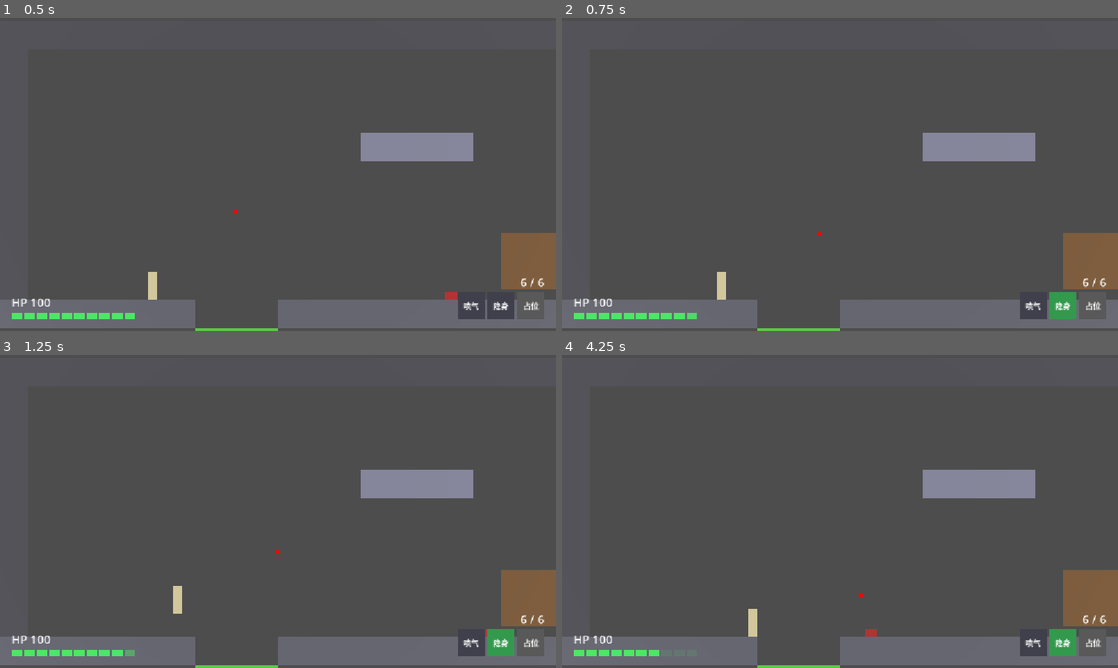
Above: before the commit, frames 1-4 (two rows, left to right).
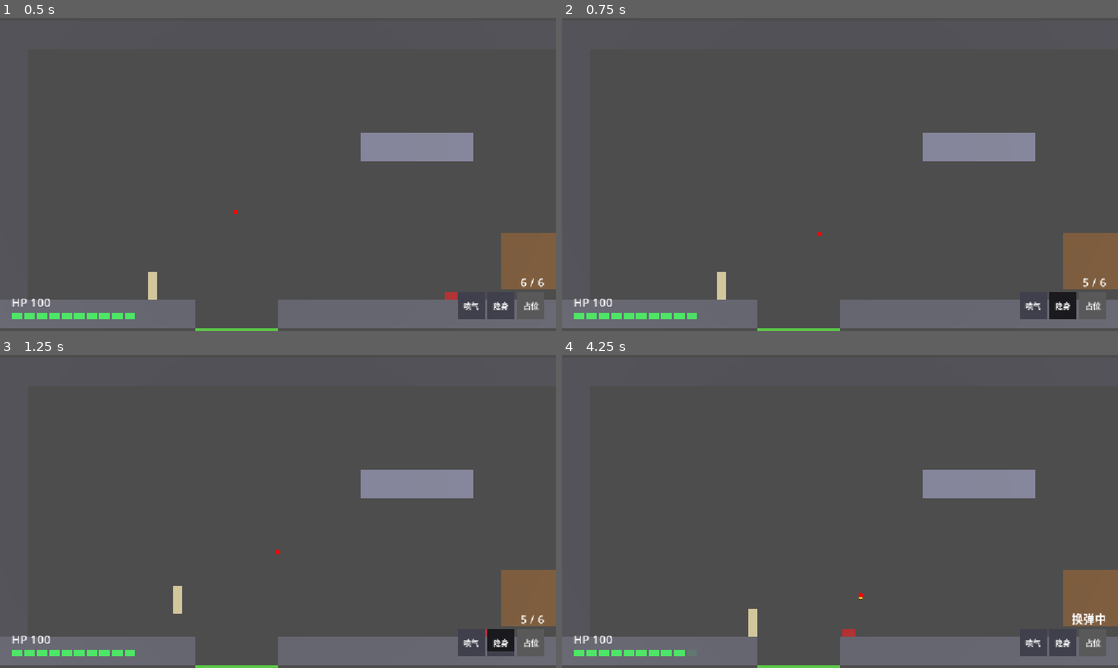
Above: after the commit, the same moments.

Repository: redleaf05812/yx01-prototype
Game: Godot game, scene res://scenes/room_01.tscn
The game is run twice, just before and just after one commit, with the same random seed, the same clock (stepped at 60 frames per second) and the same inputs.
Inputs (mouse positions are in pixels of both pictures, inside the frame that each line leads up to):
- Up to frame 1 (0.5 s): no input
- Up to frame 2 (0.75 s): tap Enter at 0.5 s; move the mouse to (962, 158) at 0.52 s; hold D (move_right) from 0.53 s (still down); tap Q (stealth) at 0.6 s; click (962, 158) at 0.67 s
- Up to frame 3 (1.25 s): keep holding D (move_right); tap Space (jump) at 0.77 s; right-click (400, 495) at 0.8 s
- Up to frame 4 (4.25 s): move the mouse to (728, 527) at 1.27 s; release D (move_right) at 1.28 s; hold A (move_left) 1.28-2.03 s; right-click (728, 527) at 1.35 s; tap Space (jump) at 1.52, 3.02, 3.77 s; click (728, 527) at 1.55 s; move the mouse to (895, 442) at 2.02 s; hold D (move_right) 2.03-3.53 s; click (895, 442) at 2.1 s; tap F (interact, bound only after the commit) at 2.3, 2.85 s; move the mouse to (812, 574) at 2.77 s; click (812, 574) at 2.92 s; tap 3 (slot_emp, bound only after the commit) at 3.05, 3.6 s; move the mouse to (1006, 558) at 3.52 s; hold A (move_left) from 3.53 s (still down); click (1006, 558) at 3.67 s; tap 1 (slot_pistol, bound only after the commit) at 3.8 s; tap R (reload, bound only after the commit) at 4.15 s

Frame 1 is identical in both runs. In frame 2, 0.4% of the frame differs, in the area x 87-95%, y 83-97%; in frame 3, 0.5%; in frame 4, 0.8%, in the area x 17-98%, y 77-97%.

Commit message:
M5: pistol (hitscan, 6-round mag, reload costs 1 cell), EMP grenades (fuse/impact, stun spider, clear infected door), infected door with F interaction, weapon/item slots

Diff:
--- /dev/null
+++ b/scripts/door.gd
@@ -0,0 +1,49 @@
+extends StaticBody3D
+
+# 门：被纳米疫群侵蚀时 F 无效，EMP 炸掉侵蚀后才能开。开关瞬时完成（占位）。
+# 普通射击打不动它（没有 take_hit）。
+
+var infected := true
+var is_open := false
+var _col: CollisionShape3D
+var _mesh: MeshInstance3D
+var _mat: StandardMaterial3D
+
+
+func _ready() -> void:
+	add_to_group("door")
+	var size := Vector3(Config.H, 2.0 * Config.H, Config.H)
+	_col = CollisionShape3D.new()
+	var box := BoxShape3D.new()
+	box.size = size
+	_col.shape = box
+	add_child(_col)
+
+	_mat = StandardMaterial3D.new()
+	var bm := BoxMesh.new()
+	bm.size = size
+	bm.material = _mat
+	_mesh = MeshInstance3D.new()
+	_mesh.mesh = bm
+	add_child(_mesh)
+	_refresh()
+
+
+func interact() -> void:
+	if infected:
+		return
+	is_open = not is_open
+	_refresh()
+
+
+func emp_clear() -> void:
+	infected = false
+	_refresh()
+
+
+func _refresh() -> void:
+	if _col == null:
+		return
+	_col.disabled = is_open
+	_mesh.visible = not is_open
+	_mat.albedo_color = Color(0.6, 0.2, 0.8) if infected else Color(0.5, 0.5, 0.55)
--- /dev/null
+++ b/scripts/emp.gd
@@ -0,0 +1,96 @@
+extends Node3D
+
+# EMP 手雷：左键 = 延时（落地后 1.5 s 爆）；右键 = 撞击即爆。最远 6H，撞到表面就停下。
+# 爆炸：3H 半径内的蜘蛛瘫痪 5 s；侵蚀的门被清除（之后可以用 F 打开）。
+
+var _dir := Vector3.RIGHT
+var _impact := false
+var _travel_left := 0.0
+var _landed := false
+var _fuse_left := 0.0
+var _done := false
+var _ex: RID
+
+
+func _ready() -> void:
+	var m := MeshInstance3D.new()
+	var sm := SphereMesh.new()
+	sm.radius = 0.12
+	sm.height = 0.24
+	var mat := StandardMaterial3D.new()
+	mat.albedo_color = Color(1.0, 0.9, 0.2)
+	sm.material = mat
+	m.mesh = sm
+	add_child(m)
+
+
+func setup(dir: Vector3, impact: bool, owner_body: CollisionObject3D) -> void:
+	_dir = Vector3(dir.x, dir.y, 0.0).normalized()
+	_impact = impact
+	_travel_left = Config.emp_throw_range
+	_ex = owner_body.get_rid()
+
+
+func _physics_process(delta: float) -> void:
+	if not _landed:
+		_fly(delta)
+		return
+	if not _impact:
+		_fuse_left -= delta
+		if _fuse_left <= 0.0:
+			_explode()
+
+
+func _fly(delta: float) -> void:
+	var step_len := minf(Config.emp_throw_speed * delta, _travel_left)
+	var from := global_position
+	var to := from + _dir * step_len
+	var q := PhysicsRayQueryParameters3D.create(from, to)
+	q.exclude = [_ex]
+	var hit := get_world_3d().direct_space_state.intersect_ray(q)
+	if not hit.is_empty():
+		global_position = hit.position
+		_land()
+		return
+	global_position = to
+	_travel_left -= step_len
+	if _travel_left <= 0.001:
+		_land()
+
+
+func _land() -> void:
+	_landed = true
+	if _impact:
+		_explode()
+	else:
+		_fuse_left = Config.emp_fuse_time
+
+
+func _explode() -> void:
+	if _done:
+		return
+	_done = true
+	for s in get_tree().get_nodes_in_group("spider"):
+		if s.global_position.distance_to(global_position) <= Config.emp_radius:
+			s.stun(Config.emp_stun_time)
+	for d in get_tree().get_nodes_in_group("door"):
+		if d.global_position.distance_to(global_position) <= Config.emp_radius:
+			d.emp_clear()
+	_show_blast()
+	queue_free()
+
+
+func _show_blast() -> void:
+	var m := MeshInstance3D.new()
+	var sm := SphereMesh.new()
+	sm.radius = Config.emp_radius
+	sm.height = Config.emp_radius * 2.0
+	var mat := StandardMaterial3D.new()
+	mat.shading_mode = BaseMaterial3D.SHADING_MODE_UNSHADED
+	mat.transparency = BaseMaterial3D.TRANSPARENCY_ALPHA
+	mat.albedo_color = Color(0.4, 0.8, 1.0, 0.25)
+	sm.material = mat
+	m.mesh = sm
+	get_parent().add_child(m)
+	m.global_position = global_position
+	get_tree().create_timer(0.3).timeout.connect(m.queue_free)
--- a/scripts/game_config.gd
+++ b/scripts/game_config.gd
@@ -62,6 +62,8 @@
 var emp_fuse_time := 1.5                # s (左键)
 var emp_throw_range := 10.8             # 1080 uu (6H)
 var emp_carry := 2
+var emp_throw_speed := 12.0             # m/s（自定，文档未给飞行速度）
+var door_interact_range := 1.8          # 1H（自定，F 键交互距离）
 
 # ---- 蜘蛛 ----
 var spider_hp := 2.0
--- a/scripts/hud.gd
+++ b/scripts/hud.gd
@@ -87,7 +87,12 @@
 	for i in _cells.size():
 		var fill := clampf(_player.battery - float(i), 0.0, 1.0)
 		_cells[i].color = Color(0.3, 0.9, 0.4, maxf(fill, 0.12))
-	_ammo_label.text = "%d / %d" % [_player.ammo, Config.pistol_magazine]
+	if _player.kind == 1:
+		_ammo_label.text = "EMP x%d" % _player.emp_count
+	elif _player.reloading:
+		_ammo_label.text = "换弹中"
+	else:
+		_ammo_label.text = "%d / %d" % [_player.ammo, Config.pistol_magazine]
 
 	_slot_overlays[0].anchor_bottom = clampf(_player.jet_cd_left / Config.jet_cooldown, 0.0, 1.0)
 	_slot_overlays[1].anchor_bottom = clampf(_player.stealth_cd_left / Config.stealth_internal_cooldown, 0.0, 1.0)
--- a/scripts/player.gd
+++ b/scripts/player.gd
@@ -9,6 +9,7 @@
 enum Posture { STAND, CROUCH, PRONE }
 
 const HUD_SCRIPT := preload("res://scripts/hud.gd")
+const EMP_SCRIPT := preload("res://scripts/emp.gd")
 
 @export var spawn_point := Vector3(9.9, 1.8, 0.0)  # '@' 出生点：第 5 列第 9 行，脚站在地面上
 const BODY_WIDTH := 0.6
@@ -21,6 +22,9 @@
 var stealth_on := false
 var stealth_cd_left := 0.0
 var in_tunnel := false
+var kind := 0  # 0 = 手枪, 1 = EMP
+var emp_count := 0
+var reloading := false
 
 var _posture := Posture.STAND
 var _col: CollisionShape3D
@@ -34,6 +38,8 @@
 var _jet_time_left := 0.0
 var _jet_dir := 1.0
 var _facing := 1.0
+var _fire_cd := 0.0
+var _reload_left := 0.0
 var _iframes_left := 0.0
 var _knock_left := 0.0
 var _knock_dir := 1.0
@@ -59,6 +65,7 @@
 	hud.bind(self)
 	global_position = spawn_point
 	add_to_group("player")
+	emp_count = Config.emp_carry
 
 
 func _ensure_input() -> void:
@@ -72,6 +79,12 @@
 	_add_action("jet", [KEY_CTRL])
 	_add_action("stealth", [KEY_Q])
 	_add_action("debug_empty_battery", [KEY_0])  # 调试用：清空电量，上线前删除
+	_add_action("reload", [KEY_R])
+	_add_action("interact", [KEY_F])
+	_add_action("slot_pistol", [KEY_1])
+	_add_action("slot_emp", [KEY_3])
+	_add_mouse_action("fire", MOUSE_BUTTON_LEFT)
+	_add_mouse_action("alt_fire", MOUSE_BUTTON_RIGHT)
 
 
 func _add_action(action: String, keys: Array) -> void:
@@ -166,6 +179,111 @@
 	_set_height(target_h)
 
 
+# ---------- 战斗 / 交互 ----------
+
+func _add_mouse_action(action: String, button: MouseButton) -> void:
+	if not InputMap.has_action(action):
+		InputMap.add_action(action)
+	var ev := InputEventMouseButton.new()
+	ev.button_index = button
+	InputMap.action_add_event(action, ev)
+
+
+# 瞄准方向（从 from 指向鼠标，Z=0）；鼠标与自己重合时用朝向
+func _aim_dir(from: Vector3) -> Vector3:
+	var raw := _mouse_world_point() - from
+	raw.z = 0.0
+	return raw.normalized() if raw.length() > 0.01 else Vector3(_facing, 0.0, 0.0)
+
+
+# 趴下（爬行）和隧道里不能开枪、不能投掷、不能换弹
+func _can_act() -> bool:
+	return _posture != Posture.PRONE and not in_tunnel
+
+
+func _update_combat(delta: float) -> void:
+	_fire_cd = maxf(0.0, _fire_cd - delta)
+	if reloading:
+		_reload_left -= delta
+		if _reload_left <= 0.0:
+			reloading = false
+			ammo = Config.pistol_magazine
+
+	if Input.is_action_just_pressed("slot_pistol"):
+		kind = 0
+	if Input.is_action_just_pressed("slot_emp"):
+		kind = 1
+
+	# 换弹：耗 1 格电，动作 1.2 s；电量不足 1 格不能换弹
+	if Input.is_action_just_pressed("reload") and kind == 0 and not reloading \
+			and ammo < Config.pistol_magazine and battery >= Config.reload_cost and _can_act():
+		battery -= Config.reload_cost
+		reloading = true
+		_reload_left = Config.reload_time
+
+	if kind == 0:
+		if Input.is_action_just_pressed("fire") and _can_act() and not reloading \
+				and ammo > 0 and _fire_cd <= 0.0:
+			_fire_pistol()
+	elif emp_count > 0 and _can_act():
+		if Input.is_action_just_pressed("fire"):
+			_throw_emp(false)
+		elif Input.is_action_just_pressed("alt_fire"):
+			_throw_emp(true)
+
+
+# 手枪：瞬时命中（射线），第一个命中的蜘蛛扣血；门和墙挡住子弹
+func _fire_pistol() -> void:
+	ammo -= 1
+	_fire_cd = Config.pistol_fire_interval
+	break_stealth()  # 隐身中开枪立刻破隐
+	var chest := _chest()
+	var end: Vector3 = chest + _aim_dir(chest) * Config.pistol_range
+	var q := PhysicsRayQueryParameters3D.create(chest, end)
+	q.exclude = [get_rid()]
+	var hit := get_world_3d().direct_space_state.intersect_ray(q)
+	if not hit.is_empty():
+		end = hit.position
+		var target = hit.collider
+		if target.has_method("take_hit"):
+			target.take_hit(Config.pistol_damage)
+	_spawn_tracer(chest, end)
+
+
+# 子弹轨迹：一闪而过的细条
+func _spawn_tracer(a: Vector3, b: Vector3) -> void:
+	var t := MeshInstance3D.new()
+	var bm := BoxMesh.new()
+	bm.size = Vector3(0.03, 0.03, maxf(a.distance_to(b), 0.01))
+	var mat := StandardMaterial3D.new()
+	mat.shading_mode = BaseMaterial3D.SHADING_MODE_UNSHADED
+	mat.albedo_color = Color(1.0, 0.95, 0.5)
+	bm.material = mat
+	t.mesh = bm
+	get_parent().add_child(t)
+	t.global_position = (a + b) * 0.5
+	t.look_at(b, Vector3.BACK)
+	get_tree().create_timer(0.06).timeout.connect(t.queue_free)
+
+
+func _throw_emp(impact: bool) -> void:
+	emp_count -= 1
+	var chest := _chest()
+	var g = Node3D.new()
+	g.set_script(EMP_SCRIPT)
+	get_parent().add_child(g)
+	g.global_position = chest
+	g.setup(_aim_dir(chest), impact, self)
+
+
+# F 交互：只看 X 距离（2.5D）
+func _try_interact() -> void:
+	for d in get_tree().get_nodes_in_group("door"):
+		if absf(d.global_position.x - global_position.x) <= Config.door_interact_range:
+			d.interact()
+			return
+
+
 # ---------- 隧道 ----------
 
 # 进入隧道：只能走和爬。其它技能（跳、冲刺、喷气、勾爪、隐身）全部锁住，并立刻结束正在进行的效果。
@@ -310,6 +428,9 @@
 		return
 
 	_update_posture()
+	_update_combat(delta)
+	if Input.is_action_just_pressed("interact"):
+		_try_interact()
 
 	if is_on_floor():
 		_jumps_left = 2
--- a/scripts/room_builder.gd
+++ b/scripts/room_builder.gd
@@ -106,11 +106,20 @@
 	# 低矮通道顶：col 18..19，离地 0.4H 净高（0.72 m）
 	_add_box(18 * H, 20 * H, 1.8 + 0.4 * H, 1.8 + 0.4 * H + 2 * H, COLOR_TUNNEL, "TunnelRoof")
 
-	# 侵蚀的门 ||：col 29，从地面往上 2H 高
-	_add_box(29 * H, 30 * H, 1.8, 1.8 + 2 * H, COLOR_DOOR, "InfectedDoor")
+	# 侵蚀的门 ||：col 29，从地面往上 2H 高（门脚本处理侵蚀和开关）
+	_build_door()
 
 
 # 感染区缺口下方的死亡区：掉进去就回到出生点（玩家脚本接入后替换）。
+func _build_door() -> void:
+	var door := StaticBody3D.new()
+	door.name = "InfectedDoor"
+	door.set_script(DOOR_SCRIPT)
+	door.set("infected", true)
+	door.position = Vector3(29.5 * H, 1.8 + H, 0.0)
+	add_child(door)
+
+
 func _build_kill_zone() -> void:
 	var area := Area3D.new()
 	area.name = "KillZone"
@@ -125,6 +134,7 @@
 
 
 const SPIDER_SCRIPT := preload("res://scripts/spider.gd")
+const DOOR_SCRIPT := preload("res://scripts/door.gd")
 
 
 # 蜘蛛：'S' 在第 14 列（地面上，平台下方）
--- a/scripts/spider.gd
+++ b/scripts/spider.gd
@@ -13,6 +13,7 @@
 @export var no_go_max := 0.0
 
 var hp := 0.0
+var stun_left := 0.0
 var _state := State.PATROL
 var _player
 var _facing := 1.0
@@ -45,6 +46,7 @@
 	add_child(mi)
 
 	_player = get_tree().get_first_node_in_group("player")
+	add_to_group("spider")
 	if _player != null:
 		add_collision_exception_with(_player)
 	_target_x = patrol_right
@@ -56,6 +58,14 @@
 		velocity.y -= Config.gravity * delta
 	else:
 		velocity.y = 0.0
+
+	if stun_left > 0.0:
+		stun_left -= delta
+		velocity.x = 0.0
+		velocity.z = 0.0
+		move_and_slide()
+		global_position.z = 0.0
+		return
 
 	var seen := _can_see_player()
 	match _state:
@@ -168,6 +178,10 @@
 	return r > 0.0 and absf(dx) <= r
 
 
+func stun(t: float) -> void:
+	stun_left = maxf(stun_left, t)
+
+
 func take_hit(dmg: float) -> void:
 	hp -= dmg
 	if hp <= 0.0:
